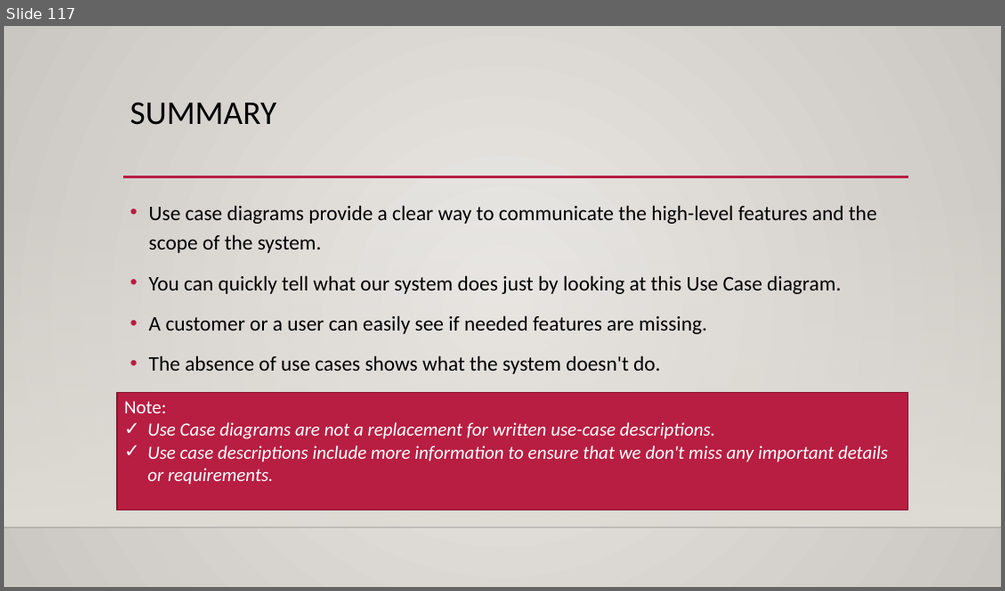
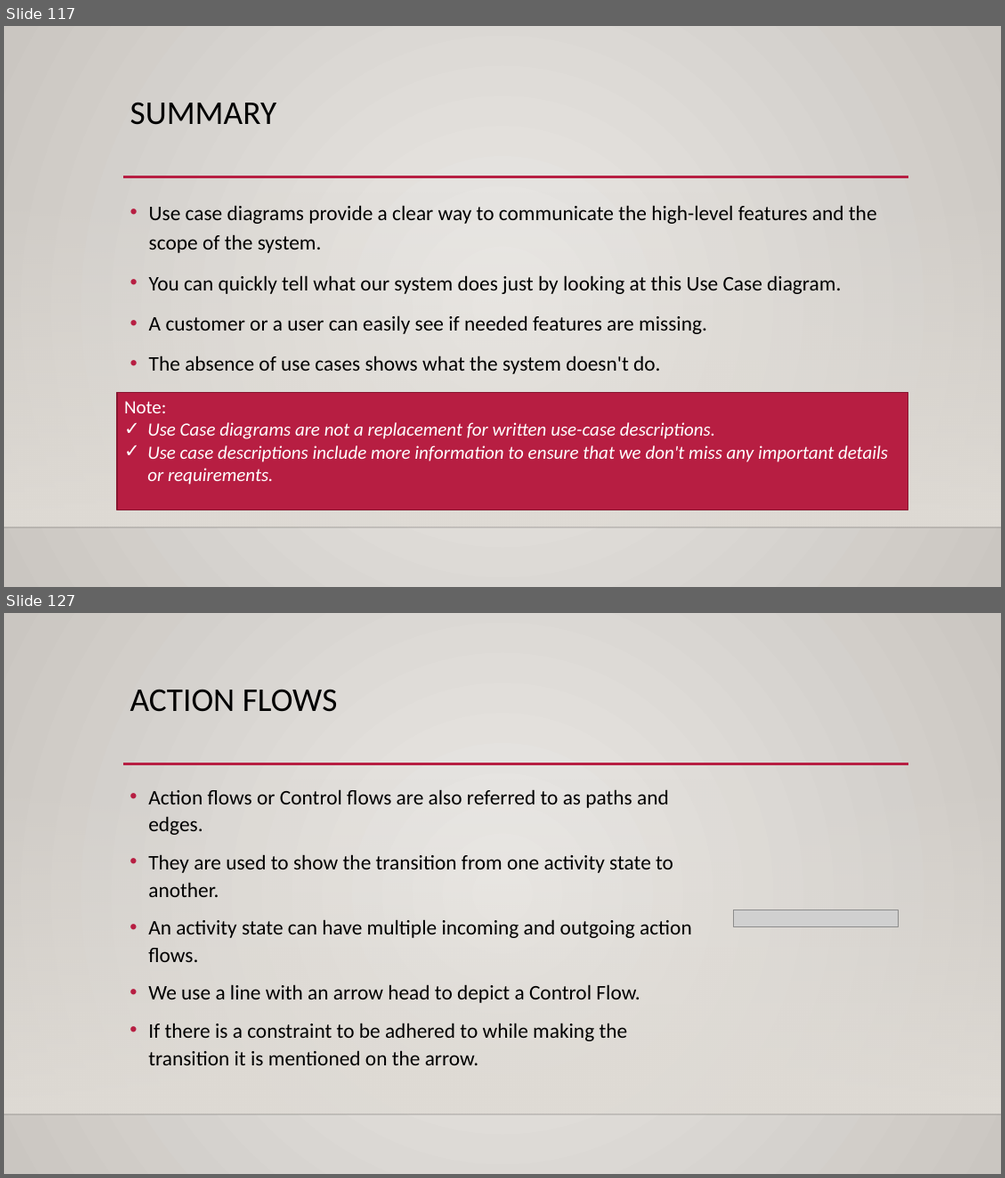
Before and after one commit to joydip-git/siemens-ooad-uml-25thaugust, a slide deck: presentation/OOAD and uml.pptx. Shown one above the other, each under a label of ours: slide 117 before the commit, slides 117 and 127 after it; the slides between them are not shown. The pictures are 1005x591 and 1005x1178 pixels, drawn with LibreOffice and Linux fonts; fonts in the diff are those of the drawing; grey boxes stand for pictures; background and template pictures are left out. Boxes give left, top, right and bottom in pixels: in the first picture for what was removed or moved away, otherwise in the second. Text is boxed around its words. In the diff, an @@ line names an element or a change of style, - is before the commit and + after.

```diff
--- a/presentation/OOAD and uml.pptx
+++ b/presentation/OOAD and uml.pptx
@@ slide 127 added at <box>4,613,1001,1174</box>, background gradient #ECEAE7 to #CAC7C1; not listed: 3 template elements that a slide beside it also shows @@
@@ title added at <box>130,689,338,712</box>, 32 pt, text #000000 @@
+ACTION FLOWS
@@ text added at <box>148,789,692,1065</box>, 20 pt, text #000000 @@
+• Action flows or Control flows are also referred to as paths and edges.
+• They are used to show the transition from one activity state to another.
+• An activity state can have multiple incoming and outgoing action flows.
+• We use a line with an arrow head to depict a Control Flow.
+• If there is a constraint to be adhered to while making the transition it is mentioned on the arrow.
@@ picture added at <box>733,910,898,927</box> @@
```
Also in this commit, not shown: 1 slide changed, 69 other slides added, 3 other files.
